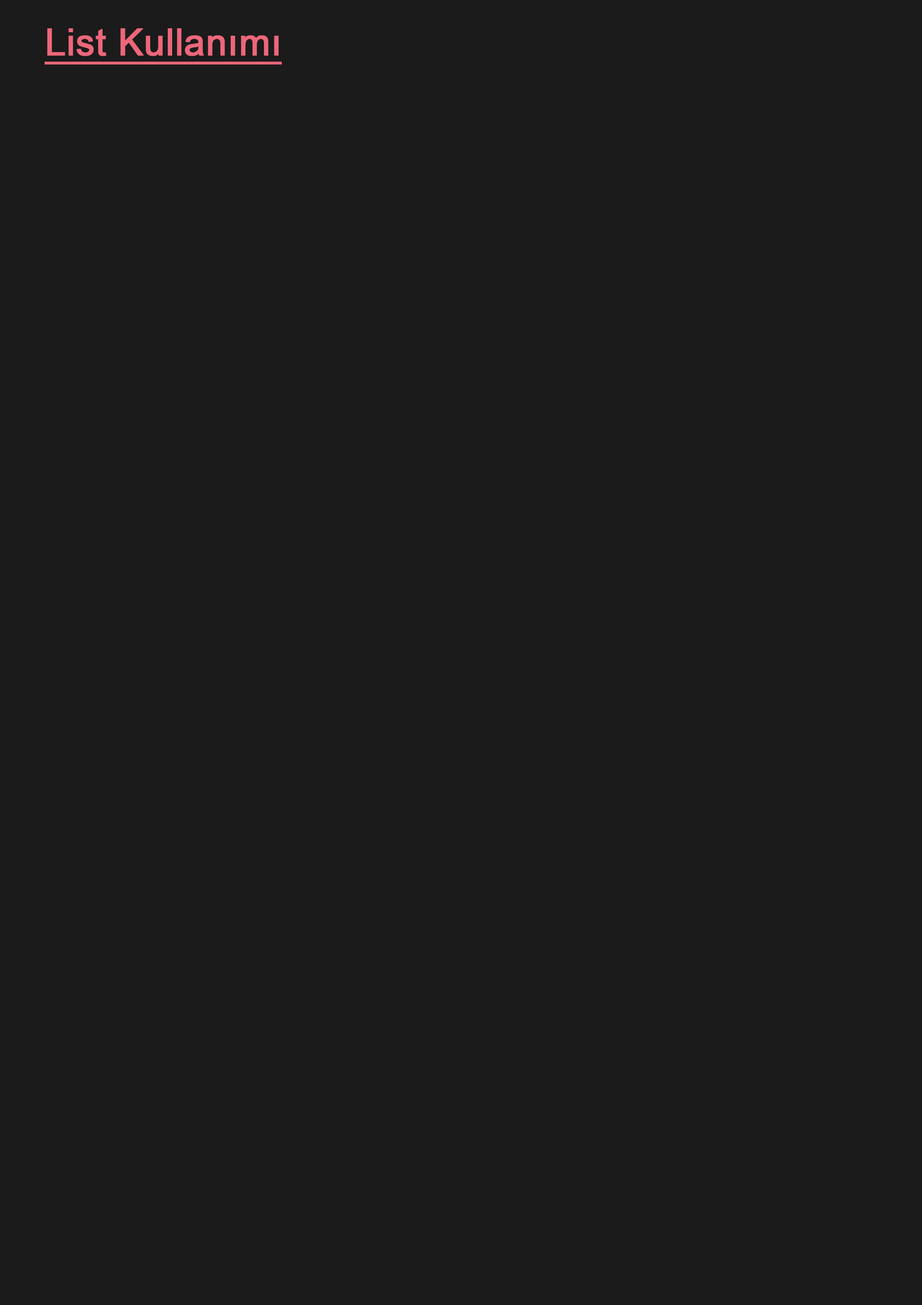
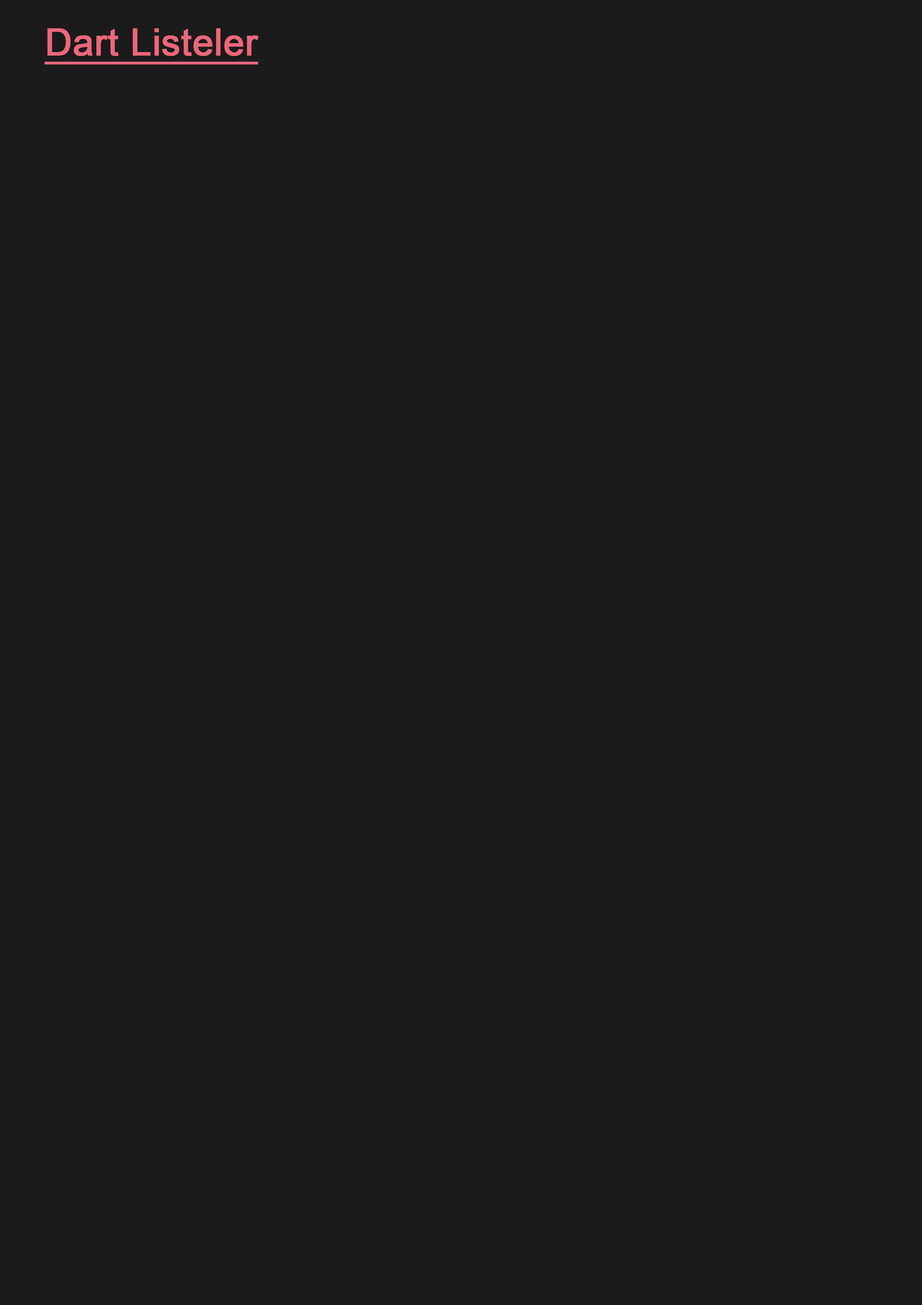
Layered file, before and after one edit (922x1305). Changes by layer:
renamed "List Kullanımı" to "Dart Listeler", painted on it over bbox(47, 28, 283, 65)
